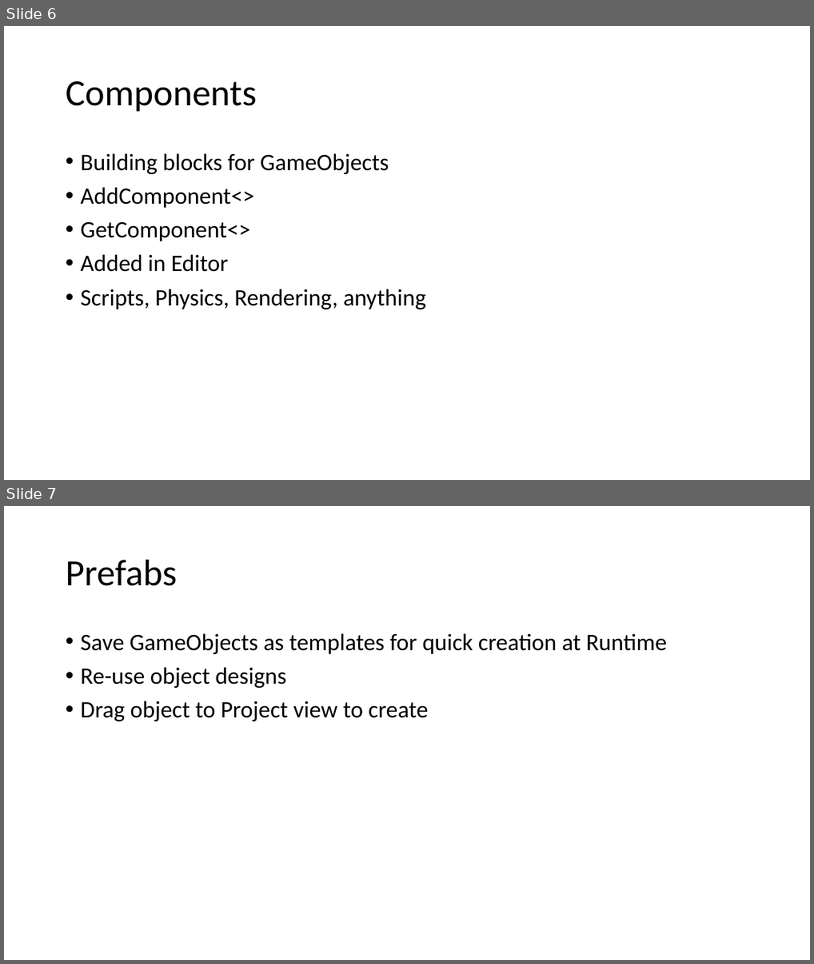
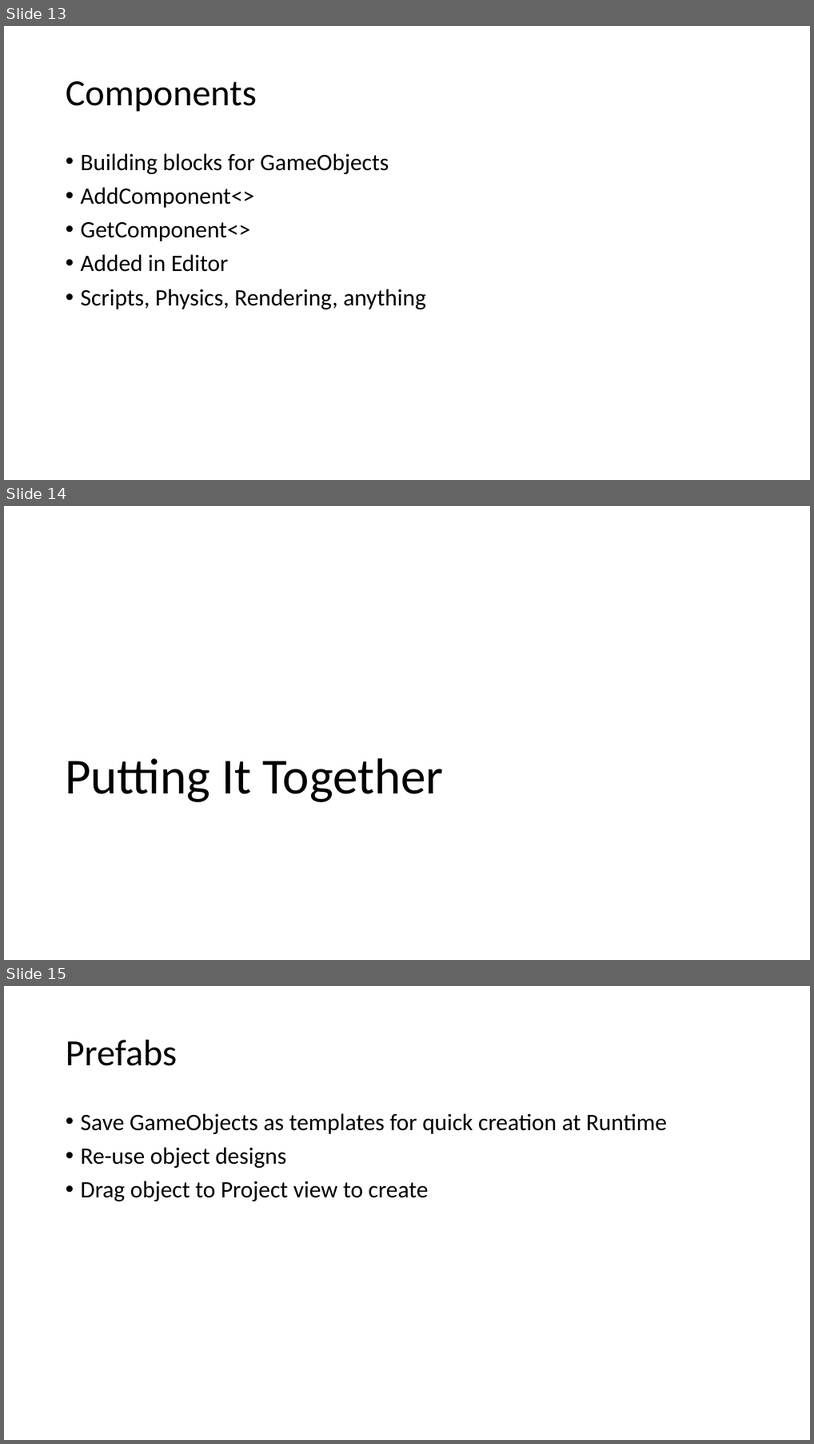
Before and after one commit to quandtm/UnitySTWorkshop, a slide deck: ST_Unity_101_Part1.pptx. Shown one above the other, each under a label of ours: slides 6 and 7 before the commit, slides 13, 14 and 15 after it. The pictures are 814x964 and 814x1444 pixels, drawn with LibreOffice and Linux fonts; fonts in the diff are those of the drawing. Boxes give left, top, right and bottom in pixels: in the first picture for what was removed or moved away, otherwise in the second. Text is boxed around its words. In the diff, an @@ line names an element or a change of style, - is before the commit and + after.

```diff
--- a/ST_Unity_101_Part1.pptx
+++ b/ST_Unity_101_Part1.pptx
@@ slide 14 added at [4,506,810,960], background #FFFFFF @@
@@ title added at [65,758,444,802], 60 pt, text #000000 @@
+Putting It Together
@@ what was slide 6 is now slide 13 @@
@@ what was slide 7 is now slide 15 @@
```
Also in this commit, not shown: 20 other slides added, 1 slide removed.
